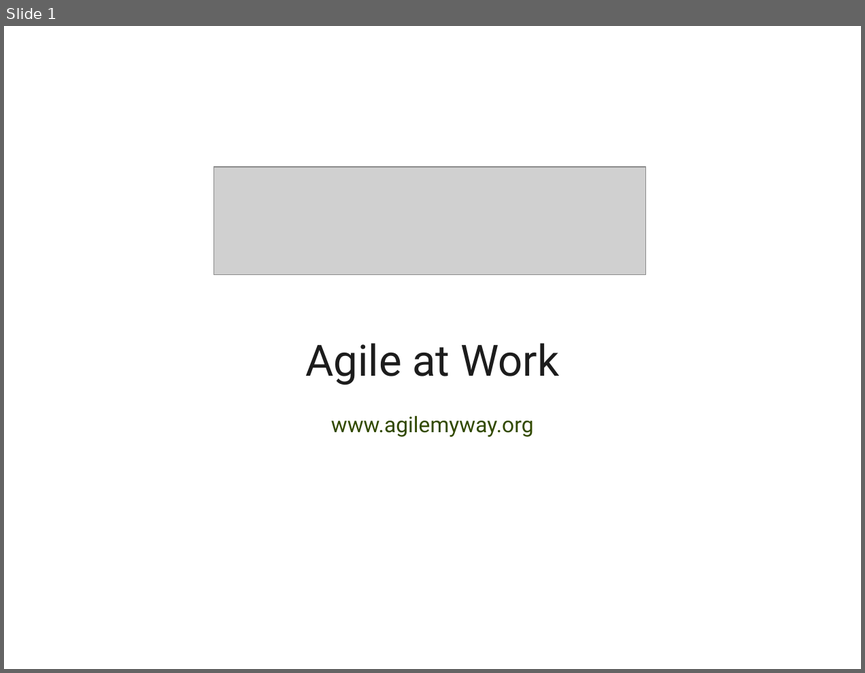
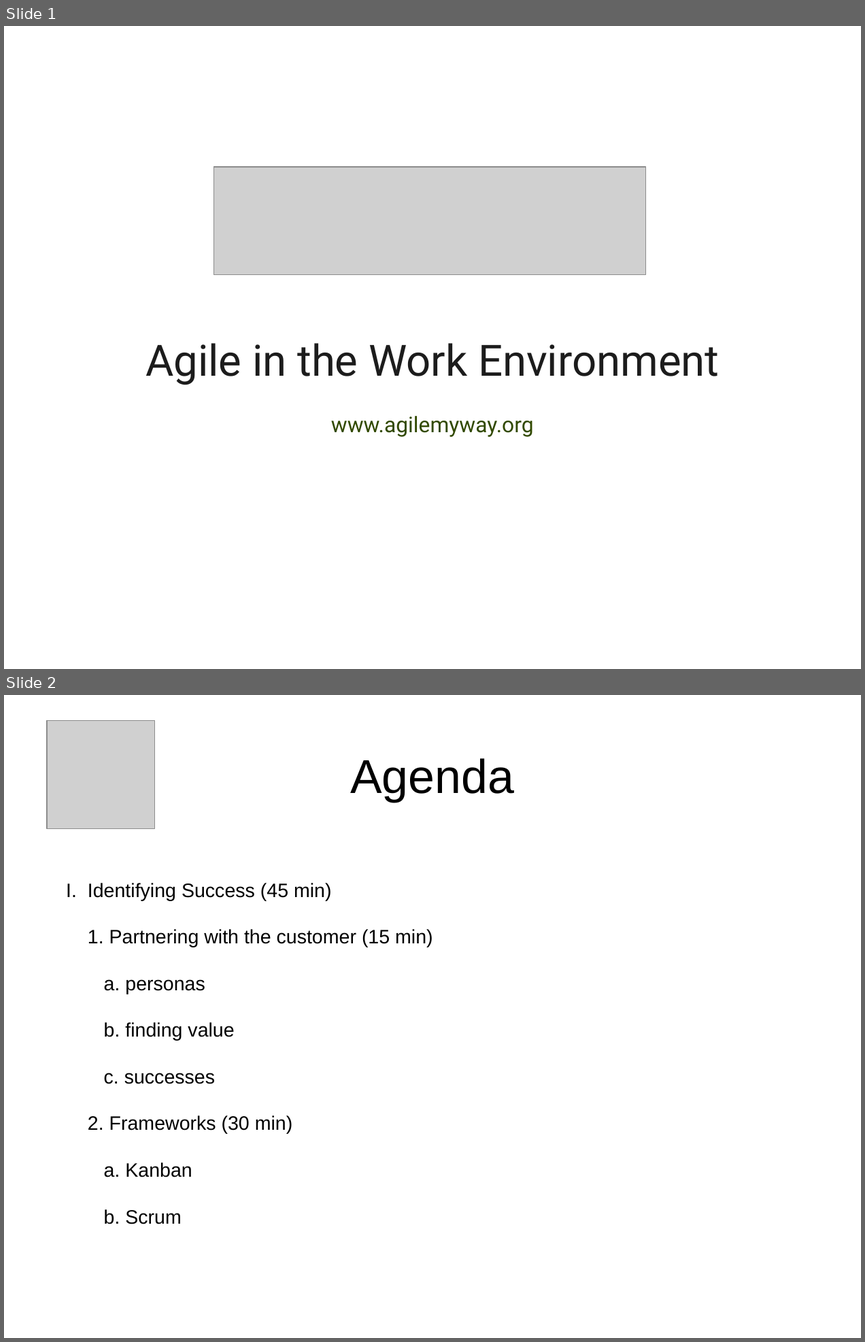
Before and after one commit to dsietz/agile-my-way, a slide deck: doc/Agile at Work.odp. Shown one above the other, each under a label of ours: slide 1 before the commit, slides 1 and 2 after it. The pictures are 865x673 and 865x1342 pixels, drawn with LibreOffice and Linux fonts; fonts in the diff are those of the drawing; grey boxes stand for pictures. Boxes give left, top, right and bottom in pixels: in the first picture for what was removed or moved away, otherwise in the second. Text is boxed around its words. In the diff, an @@ line names an element or a change of style, - is before the commit and + after.

Commit message:
added the Agile at Work presentation

```diff
--- a/doc/Agile at Work.odp
+++ b/doc/Agile at Work.odp
@@ slide 2 added at box(4, 695, 861, 1338), background #FFFFFF @@
@@ picture added at box(47, 721, 155, 829) @@
@@ title added at box(350, 758, 514, 802), 44 pt, text #000000 @@
+Agenda
@@ text added at box(66, 883, 433, 1224), 18 pt, text #000000 @@
+I. Identifying Success (45 min)
+1. Partnering with the customer (15 min)
+a. personas
+b. finding value
+c. successes
+2. Frameworks (30 min)
+a. Kanban
+b. Scrum
@@ slide 1 changed as well @@
@@ text at box(145, 343, 719, 385): text changed @@
-Agile at Work
+Agile in the Work Environment
```
Also in this commit, not shown: 1 other slide changed, 37 other slides added, 1 slide removed, 2 other files.
